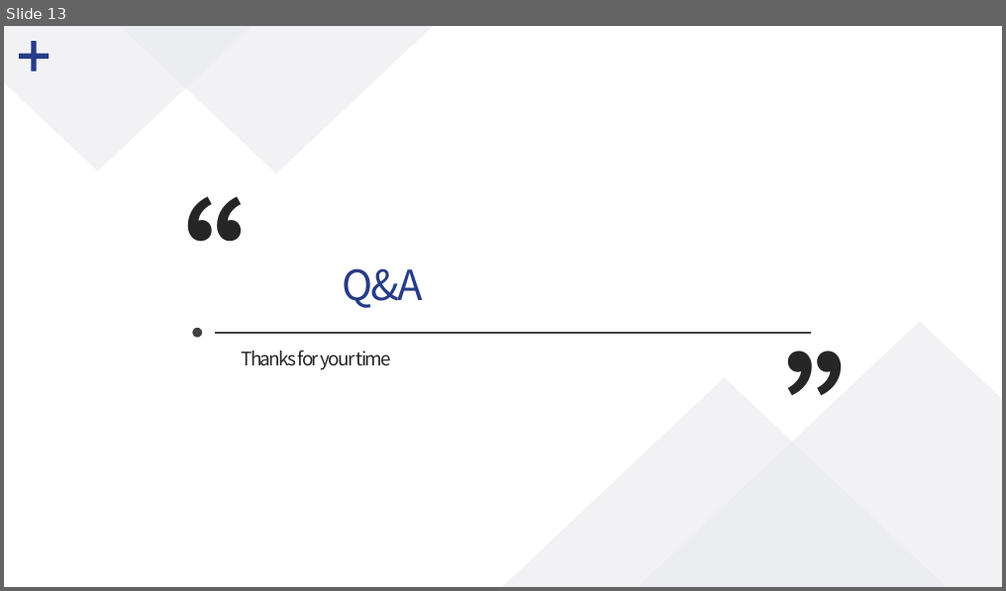
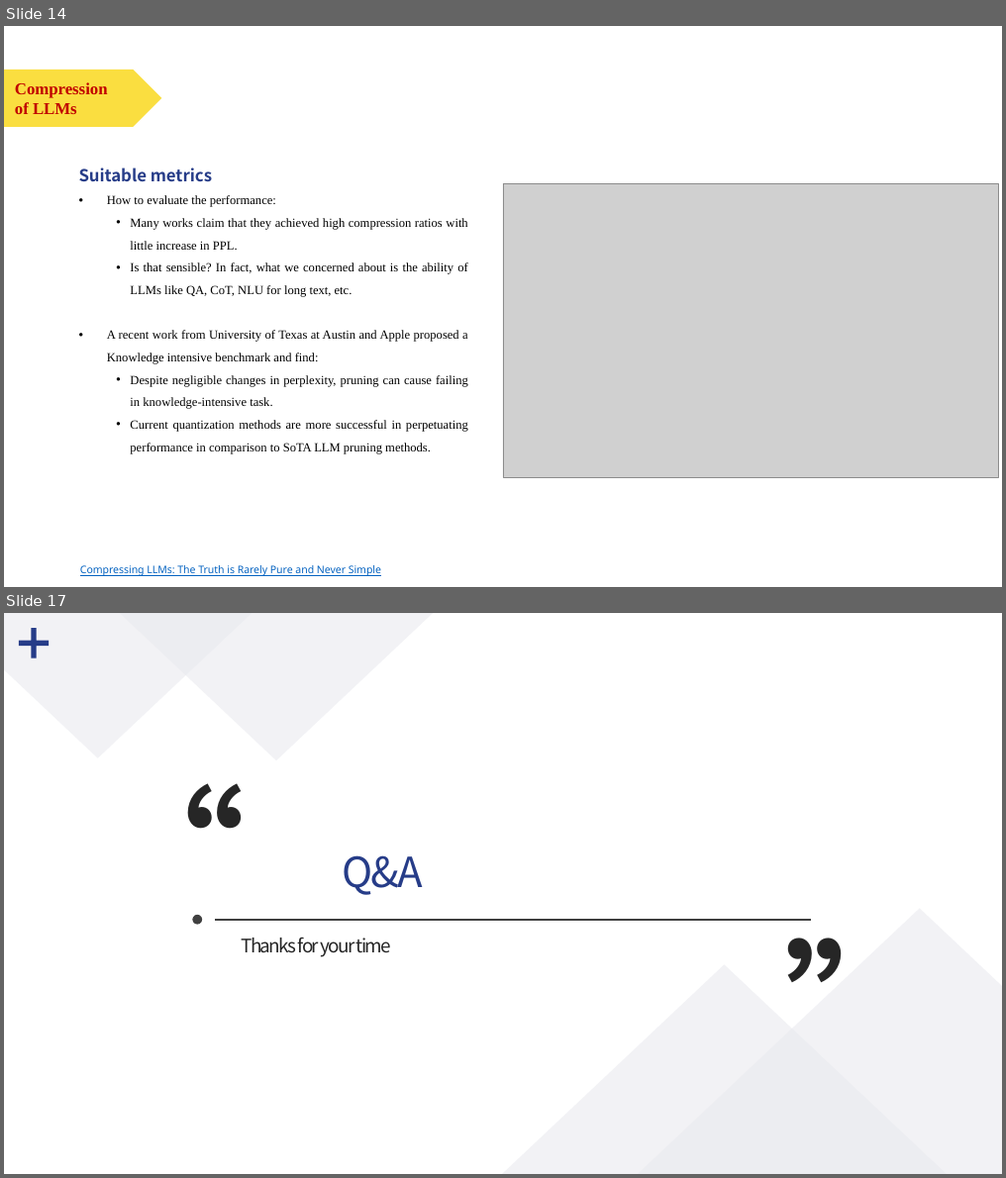
Before and after one commit to polarispw/MSBD5014-IP, a slide deck: docs/Matrix Factorization & LLM Compression.pptx. Shown one above the other, each under a label of ours: slide 13 before the commit, slides 14 and 17 after it; the slides between them are not shown. The pictures are 1006x591 and 1006x1178 pixels, drawn with LibreOffice and Linux fonts; fonts in the diff are those of the drawing; grey boxes stand for pictures. Boxes give left, top, right and bottom in pixels: in the first picture for what was removed or moved away, otherwise in the second. Text is boxed around its words. In the diff, an @@ line names an element or a change of style, - is before the commit and + after.

```diff
--- a/docs/Matrix Factorization & LLM Compression.pptx
+++ b/docs/Matrix Factorization & LLM Compression.pptx
@@ slide 14 added at [4,26,1002,587], background #FFFFFF @@
@@ pentagon arrow added at [4,70,162,127], fill #FADE40 @@
@@ text added at [15,82,108,114], 16 pt, text #C00000, bold @@
+Compression
+of LLMs
@@ text added at [15,87,113,113], 24 pt, text #C00000 @@
+CPU设计
@@ text added at [79,168,468,455], 12 pt, text #000000 @@
+Suitable metrics
+• How to evaluate the performance:
+  • Many works claim that they achieved high compression ratios with little increase in PPL.
+  • Is that sensible? In fact, what we concerned about is the ability of LLMs like QA, CoT, NLU for long text, etc.
+• A recent work from University of Texas at Austin and Apple proposed a Knowledge intensive benchmark and find:
+  • Despite negligible changes in perplexity, pruning can cause failing in knowledge-intensive task.
+  • Current quantization methods are more successful in perpetuating performance in comparison to SoTA LLM pruning methods.
@@ picture added at [503,183,999,477] @@
@@ text added at [80,566,381,576], 10 pt, text #0563C1, underline @@
+Compressing LLMs: The Truth is Rarely Pure and Never Simple
@@ what was slide 13 is now slide 17 @@
```
Also in this commit, not shown: 2 slides changed, 3 other slides added, 21 other files.
